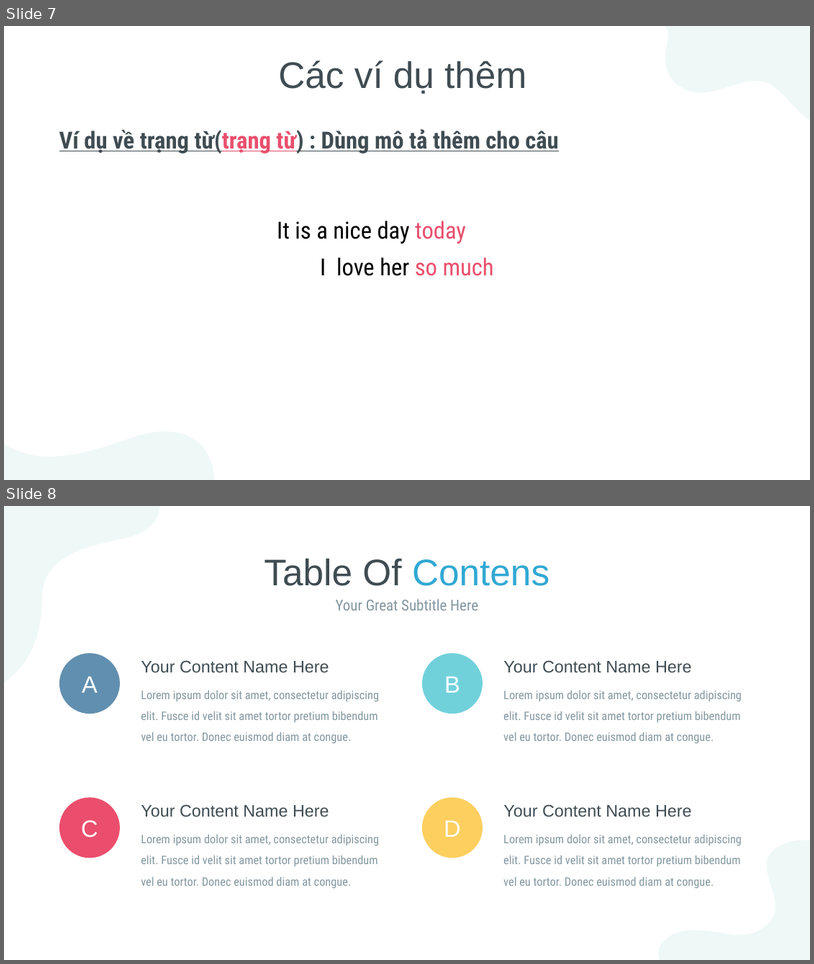
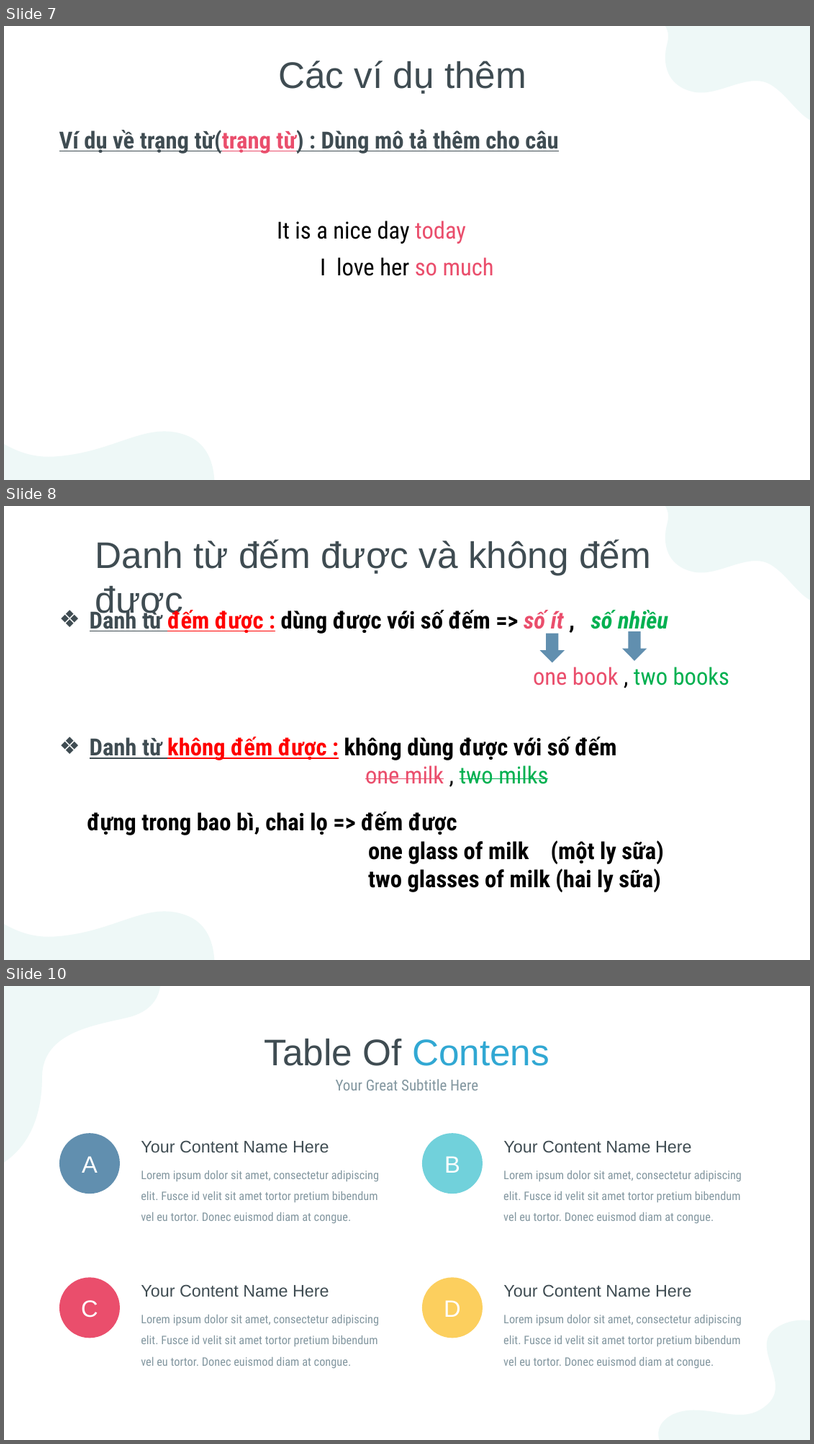
Before and after one commit to mynguyen98/english-speaking, a slide deck: English Lesson PowerPoint Template by SlideWin.pptx. Shown one above the other, each under a label of ours: slides 7 and 8 before the commit, slides 7, 8 and 10 after it; the slides between them are not shown. The pictures are 814x964 and 814x1444 pixels, drawn with LibreOffice and Linux fonts; fonts in the diff are those of the drawing. Boxes give left, top, right and bottom in pixels: in the first picture for what was removed or moved away, otherwise in the second. Text is boxed around its words. In the diff, an @@ line names an element or a change of style, - is before the commit and + after.

```diff
--- a/English Lesson PowerPoint Template by SlideWin.pptx
+++ b/English Lesson PowerPoint Template by SlideWin.pptx
@@ slide 8 added at [4, 506, 810, 960], background #FFFFFF @@
@@ freeform shape added at [643, 506, 810, 610], fill #EEF8F7 @@
@@ text added at [95, 539, 651, 620], 44 pt, text #3F4C52 @@
+Danh từ đếm được và không đếm được
@@ text added at [90, 607, 730, 685], 28 pt, text #000000, bold @@
+❖ Danh từ đếm được : dùng được với số đếm => số ít , số nhiều
+  one book , two books
@@ down arrow added at [540, 633, 565, 662], fill #618FAF @@
@@ down arrow added at [623, 631, 648, 660], fill #618FAF @@
@@ text added at [90, 736, 617, 784], 28 pt, text #000000, bold @@
+❖ Danh từ không đếm được : không dùng được với số đếm
+  one milk , two milks
@@ text added at [87, 811, 664, 892], 28 pt, text #000000, bold @@
+đựng trong bao bì, chai lọ => đếm được
+one glass of milk (một ly sữa)
+two glasses of milk (hai ly sữa)
@@ freeform shape added at [4, 875, 226, 960], fill #EEF8F7 @@
@@ what was slide 8 is now slide 10 @@
```
Also in this commit, not shown: 1 other slide added.
